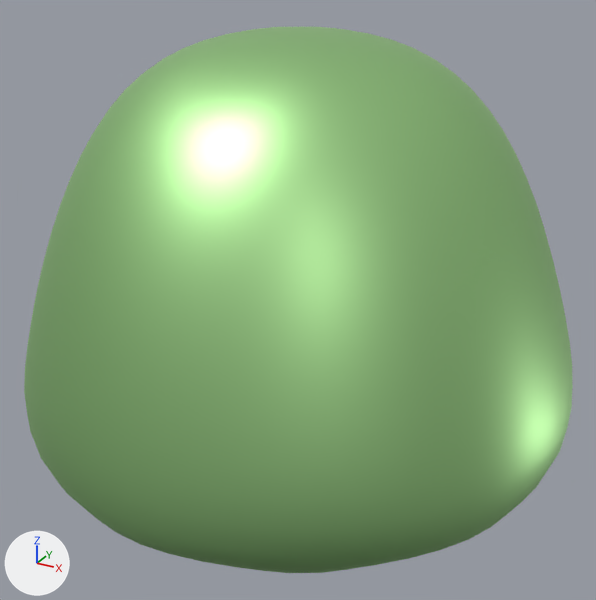
An edit to the FBX model Assets/Models/BigGoop.fbx, drawn before and after from the same camera.
The view is the same before and after, from a 50 mm camera at (0.722, -1.315, 0.984) aimed at (0.016, -0.033, 0.343). Every picture has the same lights, and +X, +Y and +Z are marked at lower left. Where no turn or scale is listed for an object, it has been applied to the vertices.
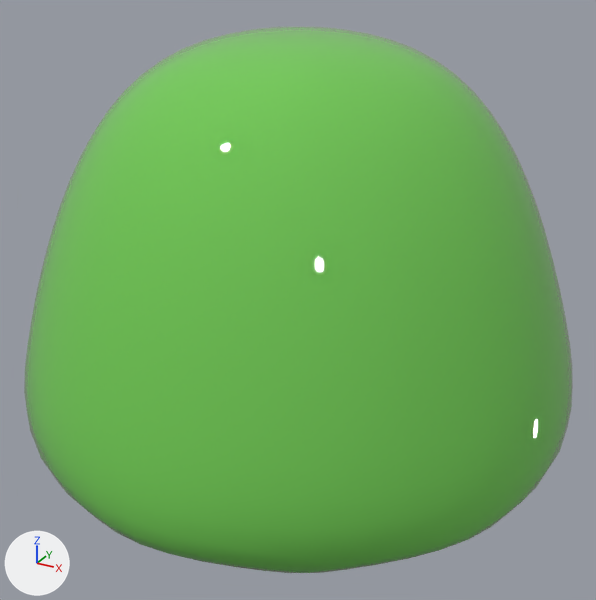
What differs and where, as boxes [x1, y1, x2, y2] in the pictures (596 x 600 px):
```json
{"object": "Cone", "change": "surface changed", "before": [25, 29, 573, 573], "after": [25, 29, 573, 573]}
```

Edits to the scene script, one JSON object a line:
```json
{"op": "add", "block": "img_goopface_png", "code": ["img_goopface_png = load_image('GoopFace.png', 'GoopFace.png', 1024, 1024, 'sRGB')"]}
{"op": "remove", "block": "mat_material", "code": "mat_material.base_color = (0.452, 0.801, 0.338)  # green #b3e79d"}
{"op": "set", "path": "mat_material.metallic", "old": "1.0", "new": "0.0"}
{"op": "add", "block": "mat_material", "code": "mat_material.texture = img_goopface_png  # with its transparency"}
{"op": "set", "path": "mat_material.roughness", "old": "0.473", "new": "0.0"}
```
